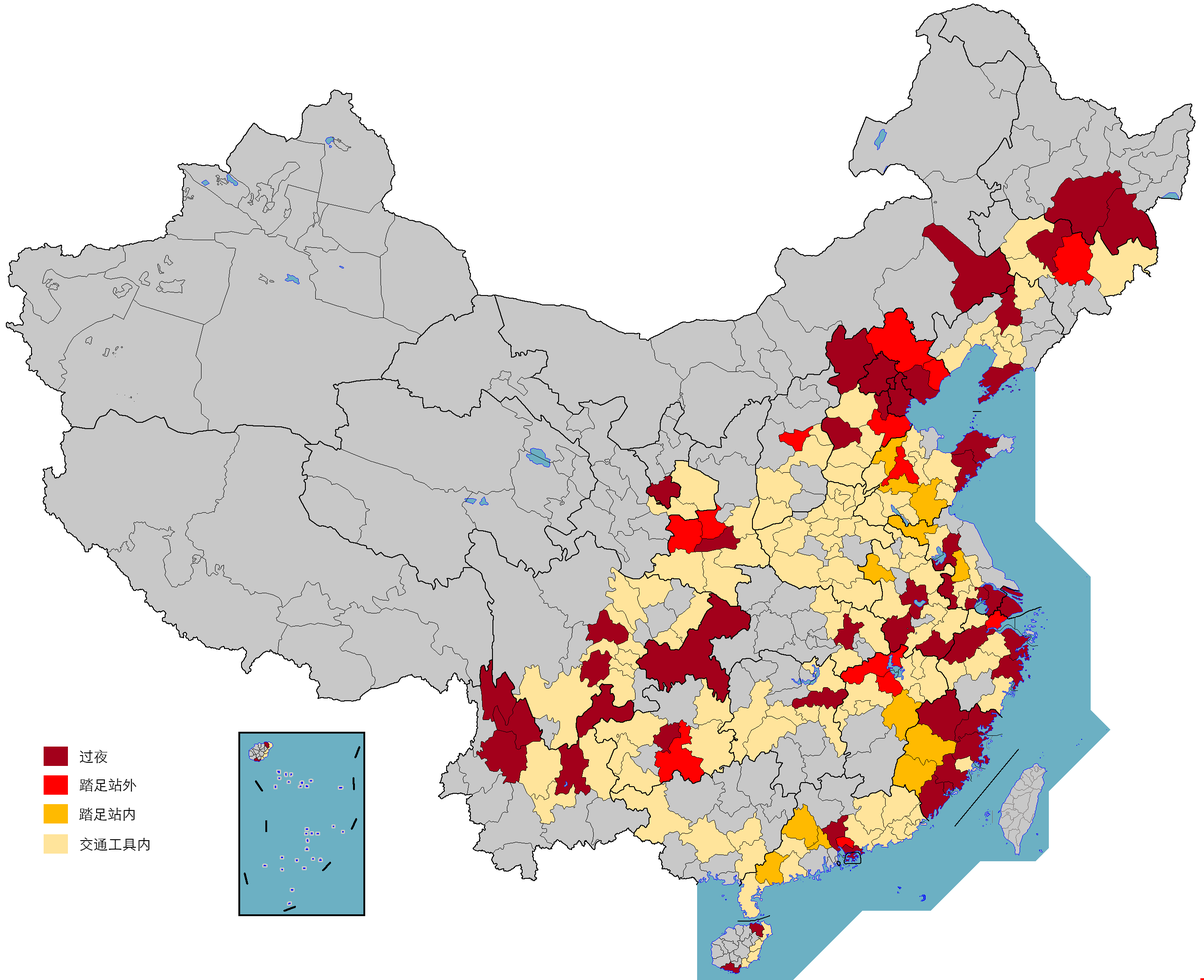
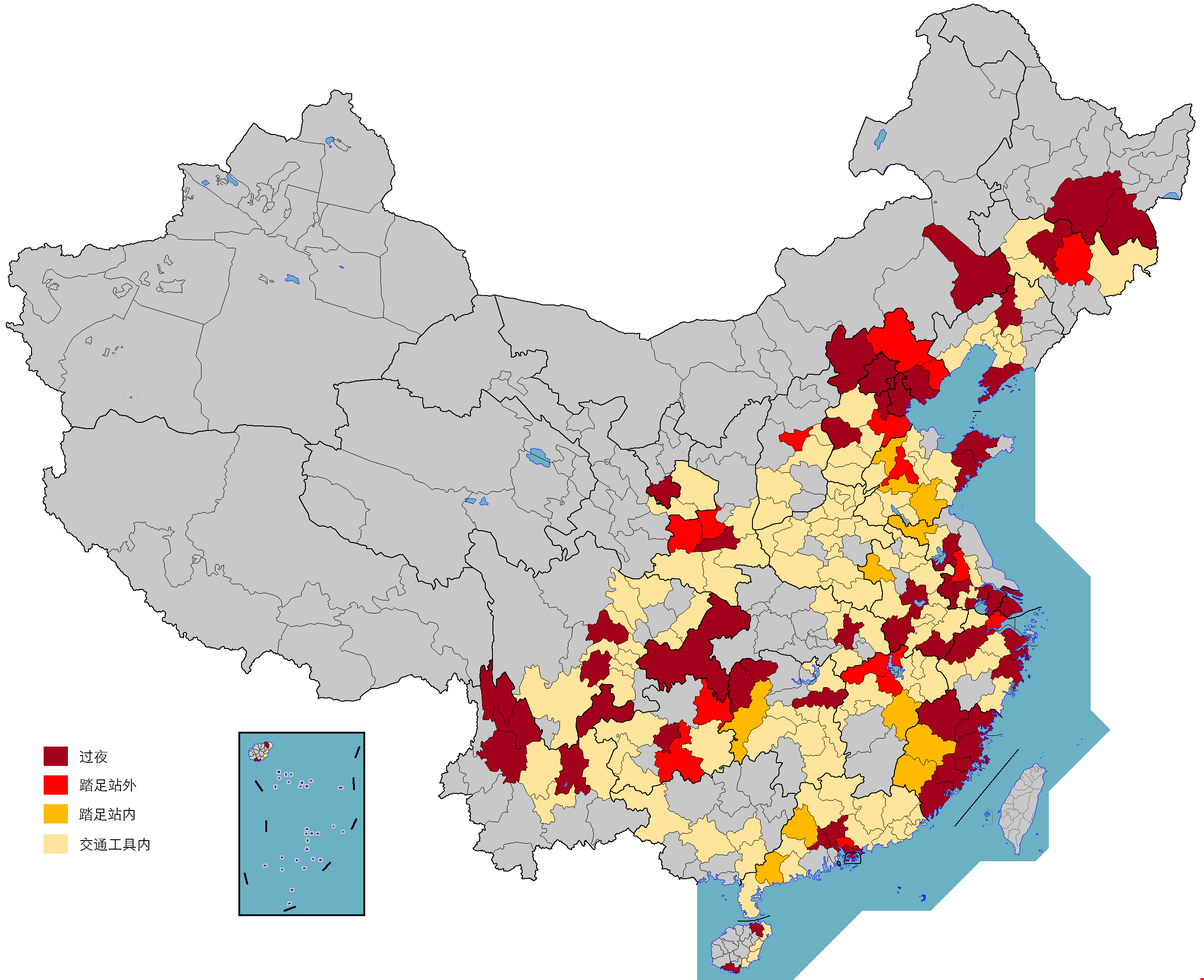
The second 1204x980 image is a revision of the first. Changes to its layers:
painted on "Background" over [692, 549, 982, 850]
